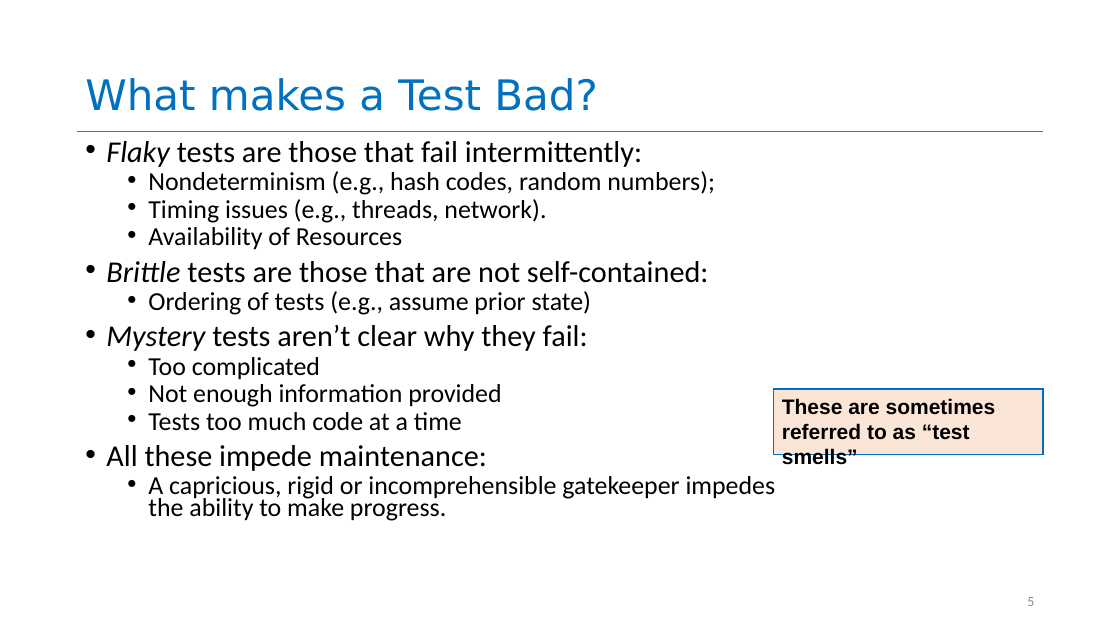
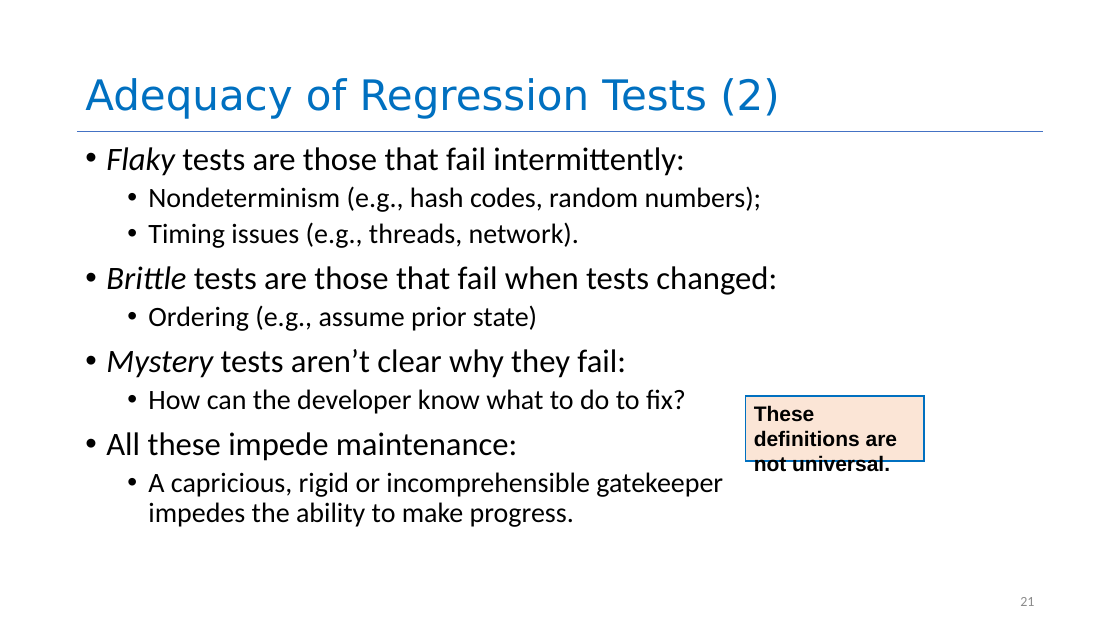
Before and after one commit to neu-se/CS4530-Spring-2022, a slide deck: slide 21 of Slides/Lesson 5.2 Evaluating Tests.pptx (slide 5 before the commit). Drawn at 1120x630 pixels with LibreOffice and Linux fonts; fonts in the diff are those of the drawing. Boxes give left, top, right and bottom in pixels: in the first picture for what was removed or moved away, otherwise in the second. Text is boxed around its words. In the diff, an @@ line names an element or a change of style, - is before the commit and + after.

```diff
--- a/Slides/Lesson 5.2 Evaluating Tests.pptx
+++ b/Slides/Lesson 5.2 Evaluating Tests.pptx
@@ title at (x1=85, y1=78, x2=779, y2=119): text changed @@
-What makes a Test Bad?
+Adequacy of Regression Tests (2)
@@ text at (x1=106, y1=147, x2=762, y2=527): size 25.9 to 28 pt in "Flaky tests are those that fail intermittently:", "Mystery tests aren’t clear why they fail:", "All these impede maintenance:"; size 22.2 to 24 pt in "Nondeterminism (e.g., hash codes, random numbers);", "Timing issues (e.g., threads, network).", "A capricious, rigid or incomprehensible gatekeeper impedes ..."; line spacing 0.7 to 0.9 @@
@@ text at (x1=106, y1=266, x2=777, y2=331): text changed; size 22.2 to 28 pt @@
-  • Availability of Resources
-• Brittle tests are those that are not self-contained:
-  • Ordering of tests (e.g., assume prior state)
+• Brittle tests are those that fail when tests changed:
+  • Ordering (e.g., assume prior state)
@@ text at (x1=148, y1=389, x2=686, y2=414): text changed; size 22.2 to 24 pt @@
-  • Too complicated
-  • Not enough information provided
-  • Tests too much code at a time
+  • How can the developer know what to do to fix?
@@ rectangle "These definitions are not universal." resized from (x1=774, y1=389, x2=1044, y2=455) to (x1=746, y1=396, x2=924, y2=460) @@
@@ text in rectangle at (x1=754, y1=405, x2=898, y2=475): text changed @@
-These are sometimes referred to as “test smells”
+These definitions are not universal.
@@ page number at (x1=1020, y1=597, x2=1034, y2=606): text changed @@
-5
+21
```
Also in this commit, not shown: 16 other slides changed, 7 slides added, 14 slides removed, 1 other file.
